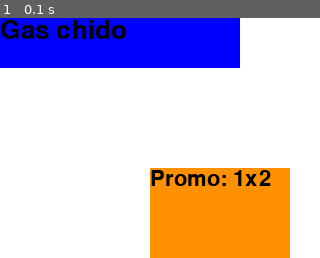
Above: before the commit, frame 1.
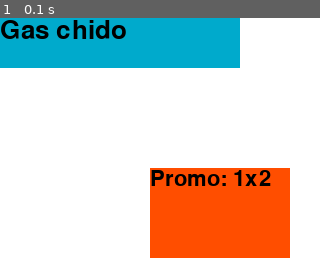
Above: after the commit, the same moment.

Repository: checor/Pygame-SSUI
Game: pygame game, started from loader.py
Two runs of this game, one before a commit and one after it. Both use one fixed random seed, a clock stepped at 60 frames per second and the inputs below. The source is Python 2; it was converted automatically to run under Python 3.
Inputs:
- Up to frame 1 (0.1 s): no input

The runs differ from the first frame. In frame 1, 30% of the frame differs, in the area x 0-91%, y 0-100%.

Commit message:
Cambios minimos para diferenciar dev

Diff:
--- a/loader.py
+++ b/loader.py
@@ -15,14 +15,22 @@
 size = width, height = 320, 240 #Elegimos el tamaño de la pantalla
 surface = pygame.display.set_mode(size) #Pantalla completa a futuro
 pygame.display.set_caption("Newtech Software") #Nombre de la ventana
+clock = pygame.time.Clock()
 
 """
 Variables para pygame
 Estas seran movidas a un libreria mas adelante
 """
 #Colores
-Color = {"Black" : (0,0,0) , "White" : (255,255,255) , "Red" : (255,0,0),
-          "Green" : (0,255,0) , "Blue" : (0,0,255), "Orange" : (255,144,0)}
+#Color = {"Black" : (0,0,0) , "White" : (255,255,255) , "Red" : (255,0,0),
+#          "Green" : (0,255,0) , "Blue" : (0,0,255), "Orange" : (255,144,0)}
+
+#Colores de Firefox OS
+Color = {"Blue" : (0, 170, 204) , "Orange" : (255,78,0) , "Brick" :
+			   (205,103,35) , "Red" : (185,0,0) , "Green" : (95,155,10),
+			   "Black" : (0,0,0) , "Warm grey" : (51,51,51) , "Warm Grey" :
+			   (44,57,59) , "Light grey" : (244,244,244) , "Ivory" :
+			   (234,234,231) , "White" : (255,255,255) }
 #Fuentes
 pygame.init()
 noFont = pygame.font.SysFont(None, 8)
@@ -68,7 +76,7 @@
     """Clase padre de una pantalla. Lleva todos sus atributos"""
     Count = 0
     names = []
-    def __init__(self, nombre, color, pos = (0,0,0,0)):
+    def __init__(self, nombre, color, pos = (0,0,0,0), rounded = False):
         print "Cuadro creado: ", nombre
         Cuadro.Count = Cuadro.Count + 1
         Cuadro.names.append(nombre)
@@ -77,6 +85,7 @@
         self.color = color
         self.gotText = False
         self.gotImage = False
+        self.rounded = rounded
     def get_text(self, texto, tamano, fuente, color, pos=0):
         """Obtiene tiene texto para mostrar. En la varibale pos,
         0 es centrado, 1 es derecha, 2 es izquierda"""
@@ -109,9 +118,13 @@
     def drawimage(self):
         pass
     def draw(self):
-        pygame.draw.rect(surface, self.color, self.pos)
-        self.drawtext()
-        self.drawimage()
+		#Cambiar esto a otro tipo de rectangulo
+		if not self.rounded:
+			pygame.draw.rect(surface, self.color, self.pos)
+			self.drawtext()
+			self.drawimage()
+		else:
+			pass
 
 class Boton(Cuadro):
     """Crea un boton intereactivo en la pantalla. Puede tener diferentes
@@ -197,9 +210,9 @@
     loadtemplate('test.xml')
     pygame.display.update()
     #pantallas[0].
+    time = clock.tick(30)
     running = True
     while running:
-        pygame.time.wait(10) #Debe ser variable
         for event in pygame.event.get():
             if event.type == QUIT:
                 pygame.quit()
